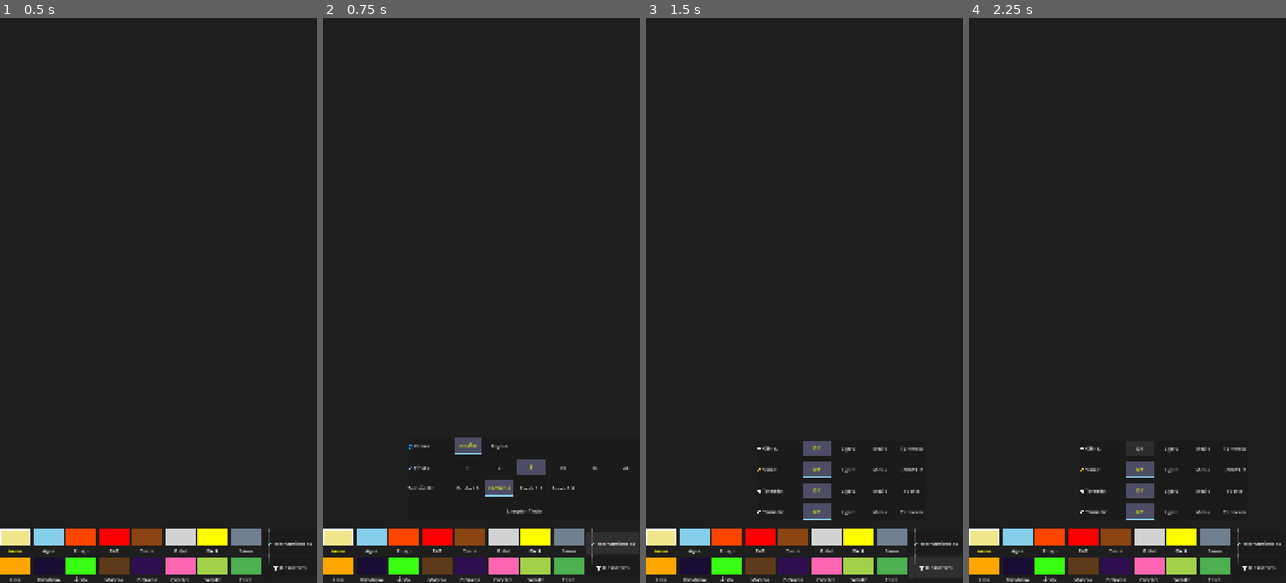
Above: before the commit, frames 1-4 (left to right).
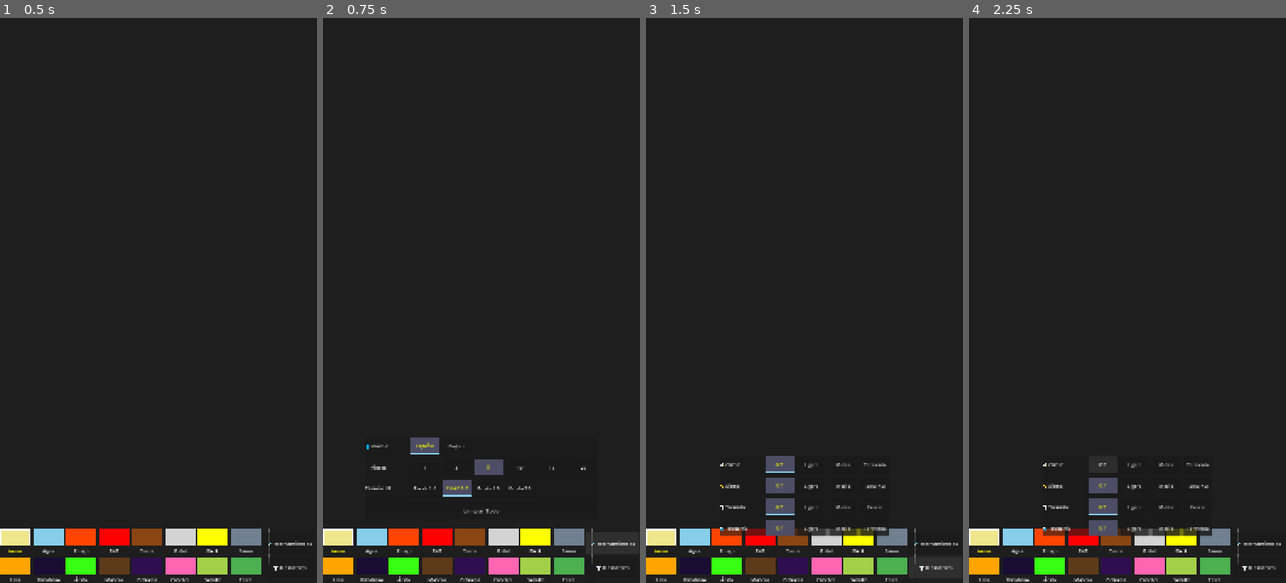
Above: after the commit, the same moments.

Repository: OmarSaez/Sandbox-game
Game: Godot game, scene res://scenes/main/main_scene.tscn
Two runs of this game, one before a commit and one after it. Both use one fixed random seed, a clock stepped at 60 frames per second and the inputs below.
Inputs:
- Up to frame 1 (0.5 s): no input
- Up to frame 2 (0.75 s): click "🛠️ Herramientas" at 0.5 s
- Up to frame 3 (1.5 s): click "🌪️ Desastres" at 1.25 s
- Up to frame 4 (2.25 s): click "Off" at 2 s

Frame 1 is identical in both runs. In frame 2, 2.0% of the frame differs, in the area x 13-97%, y 74-88%; in frame 3, 3.2%, in the area x 23-88%, y 74-92%; in frame 4, 2.8%.

Commit message:
Se mejora la posicion dinamica de los menus Tools y Disaster

Diff:
--- a/sandbox/scripts/sandbox/sandbox_grid.gd
+++ b/sandbox/scripts/sandbox/sandbox_grid.gd
@@ -407,6 +407,21 @@
 	tools_panel = ui_root.get_node("ToolsPanel")
 	tools_panel.mouse_filter = Control.MOUSE_FILTER_STOP
 
+	# COMPACT DYNAMIC POSITIONING
+	tools_panel.anchor_left = 0.5
+	tools_panel.anchor_right = 0.5
+	tools_panel.anchor_top = 1.0
+	tools_panel.anchor_bottom = 1.0
+
+	var panel_width = 450 * s
+	var panel_height = 220 * s
+	var bottom_gap = 185 * s # Slightly more than the bar height for a small gap
+
+	tools_panel.offset_left = -panel_width / 2
+	tools_panel.offset_right = panel_width / 2
+	tools_panel.offset_bottom = -bottom_gap
+	tools_panel.offset_top = -bottom_gap - panel_height
+
 	# SETUP INTERNAL BOX IF NOT PRESENT
 	var v_box: VBoxContainer
 	for child in tools_panel.get_children():
@@ -414,6 +429,10 @@
 
 	v_box = VBoxContainer.new()
 	v_box.add_theme_constant_override("separation", 15 * s)
+	v_box.alignment = BoxContainer.ALIGNMENT_CENTER
+	v_box.set_anchors_preset(Control.PRESET_FULL_RECT)
+	v_box.add_theme_constant_override("margin_bottom", 10 * s)
+	v_box.add_theme_constant_override("margin_top", 10 * s)
 	tools_panel.add_child(v_box)
 
 	tools_btn.pressed.connect(func():
@@ -495,12 +514,31 @@
 	disaster_panel = ui_root.get_node("DisasterPanel")
 	disaster_panel.mouse_filter = Control.MOUSE_FILTER_STOP
 
+	# COMPACT DYNAMIC POSITIONING
+	disaster_panel.anchor_left = 0.5
+	disaster_panel.anchor_right = 0.5
+	disaster_panel.anchor_top = 1.0
+	disaster_panel.anchor_bottom = 1.0
+
+	var d_width = 300 * s
+	var d_height = 120 * s
+	var d_bottom_gap = 185 * s
+
+	disaster_panel.offset_left = -d_width / 2
+	disaster_panel.offset_right = d_width / 2
+	disaster_panel.offset_bottom = -d_bottom_gap
+	disaster_panel.offset_top = -d_bottom_gap - d_height
+
 	var v_box: VBoxContainer
 	for child in disaster_panel.get_children():
 		if is_instance_valid(child): child.free() # CLEAR OLD PANEL IMMEDIATELY
 
 	v_box = VBoxContainer.new()
 	v_box.add_theme_constant_override("separation", 15 * s)
+	v_box.alignment = BoxContainer.ALIGNMENT_CENTER
+	v_box.set_anchors_preset(Control.PRESET_FULL_RECT)
+	v_box.add_theme_constant_override("margin_bottom", 10 * s)
+	v_box.add_theme_constant_override("margin_top", 10 * s)
 	disaster_panel.add_child(v_box)
 
 	disaster_btn.pressed.connect(func():
